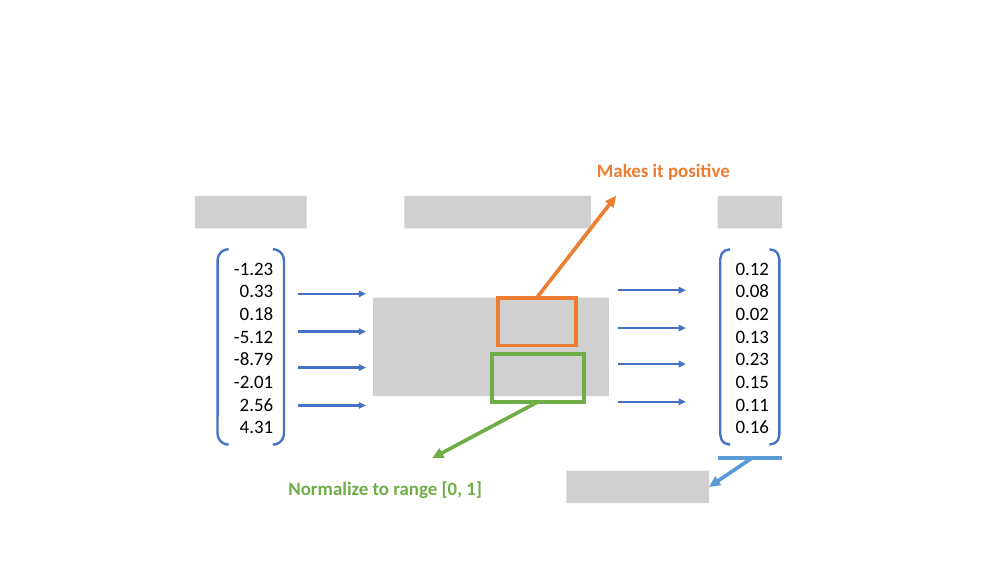
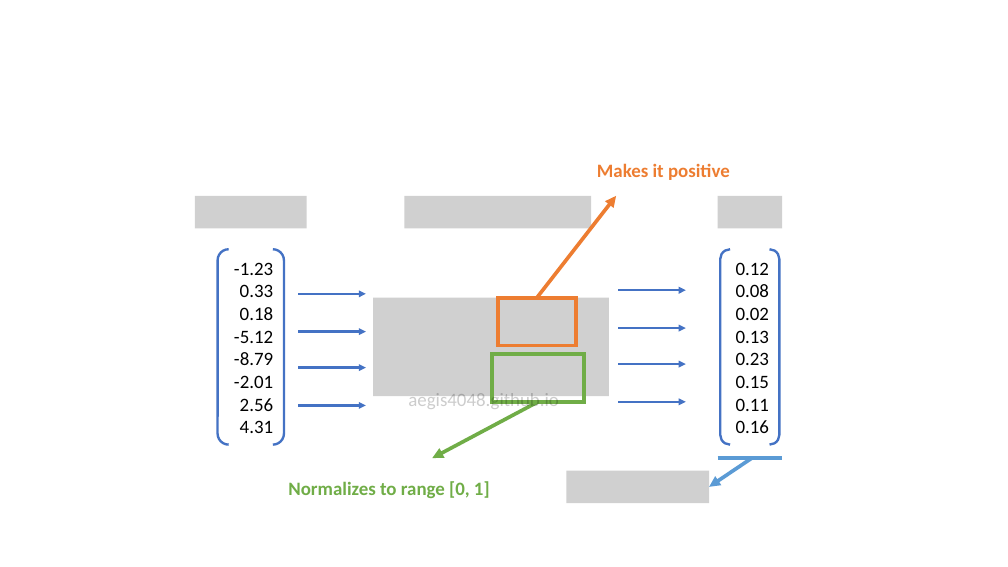
Before and after one commit to aegis4048/aegis4048.github.io-source, a slide deck: slide 5 of content/downloads/notebooks/spatial.pptx. Drawn at 1008x567 pixels with LibreOffice and Linux fonts; fonts in the diff are those of the drawing; grey boxes stand for pictures. Boxes give left, top, right and bottom in pixels: in the first picture for what was removed or moved away, otherwise in the second. Text is boxed around its words. In the diff, an @@ line names an element or a change of style, - is before the commit and + after.

```diff
--- a/content/downloads/notebooks/spatial.pptx
+++ b/content/downloads/notebooks/spatial.pptx
@@ text added at (x1=408, y1=391, x2=559, y2=412), 18 pt, text #000000 at 20% opacity @@
+aegis4048.github.io
@@ text at (x1=288, y1=481, x2=490, y2=498): text changed @@
-Normalize to range [0, 1]
+Normalizes to range [0, 1]
```
Also in this commit, not shown: 1 other slide changed, 1 other file.
